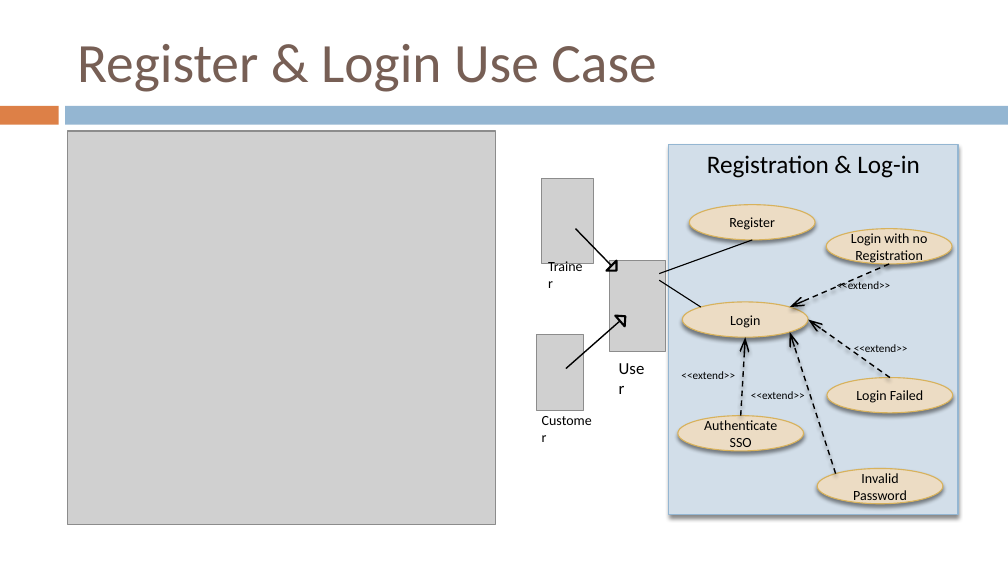
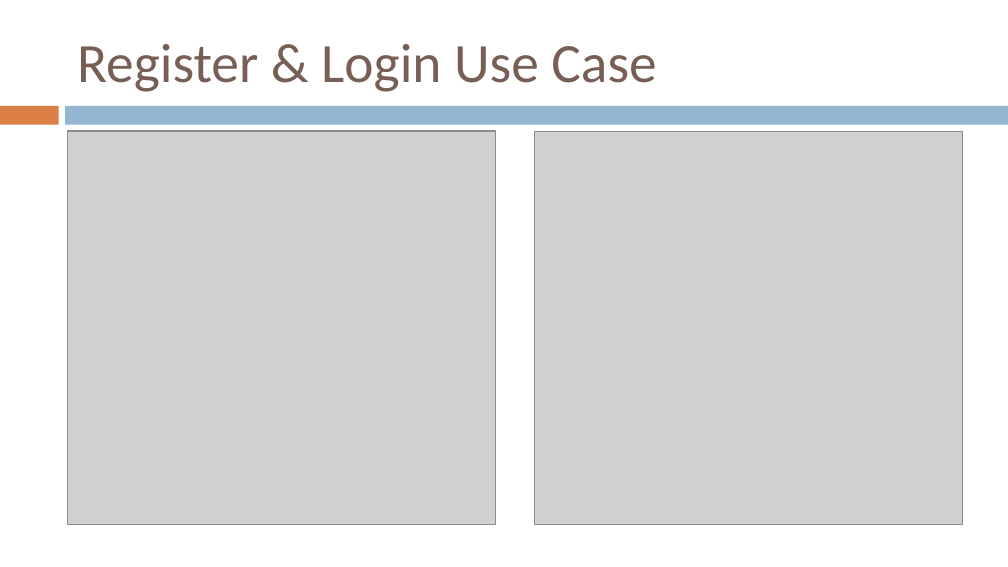
Before and after one commit to gvaccaro21/CS633---Term-Project, a slide deck: slide 13 of Module 4 Deliverables/State Transition Diagrams/CS_633_Zac3_term_project_report_module4.pptx. Drawn at 1008x567 pixels with LibreOffice and Linux fonts; fonts in the diff are those of the drawing; grey boxes stand for pictures; background and template pictures are left out. Boxes give left, top, right and bottom in pixels: in the first picture for what was removed or moved away, otherwise in the second. Text is boxed around its words. In the diff, an @@ line names an element or a change of style, - is before the commit and + after.

```diff
--- a/Module 4 Deliverables/State Transition Diagrams/CS_633_Zac3_term_project_report_module4.pptx
+++ b/Module 4 Deliverables/State Transition Diagrams/CS_633_Zac3_term_project_report_module4.pptx
@@ picture added at <box>534,131,963,524</box> @@
@@ rectangle removed at <box>668,144,958,515</box> @@
-Registration & Log-in
@@ picture removed at <box>542,178,594,263</box> @@
@@ ellipse removed at <box>689,205,815,240</box> @@
-Register
@@ line removed from (612, 266) to (576, 229) @@
@@ ellipse removed at <box>827,229,953,264</box> @@
-Login with no Registration
@@ text removed at <box>538,253,598,280</box> @@
-Trainer
@@ right triangle removed at <box>607,261,617,271</box> @@
@@ picture removed at <box>610,260,665,351</box> @@
@@ line removed from (659, 273) to (752, 240) @@
@@ arrow removed from (889, 264) to (789, 307) @@
@@ line removed from (659, 280) to (701, 307) @@
@@ text removed at <box>837,280,891,289</box> @@
-<<extend>>
@@ line removed from (620, 321) to (565, 369) @@
@@ right triangle removed at <box>615,315,625,326</box> @@
@@ ellipse removed at <box>682,302,808,338</box> @@
-Login
@@ arrow removed from (890, 378) to (808, 320) @@
@@ picture removed at <box>537,335,584,410</box> @@
@@ text removed at <box>609,353,659,383</box> @@
-User
@@ arrow removed from (741, 415) to (745, 338) @@
@@ arrow removed from (836, 474) to (789, 332) @@
@@ text removed at <box>854,344,908,356</box> @@
-<<extend>>
@@ text removed at <box>681,371,735,379</box> @@
-<<extend>>
@@ ellipse removed at <box>827,378,953,413</box> @@
-Login Failed
@@ text removed at <box>532,407,607,434</box> @@
-Customer
@@ ellipse removed at <box>677,415,803,451</box> @@
-Authenticate SSO
@@ text removed at <box>751,391,805,399</box> @@
-<<extend>>
@@ ellipse removed at <box>817,469,943,504</box> @@
-Invalid Password
```
Also in this commit, not shown: 2 other slides changed, 1 other file.
